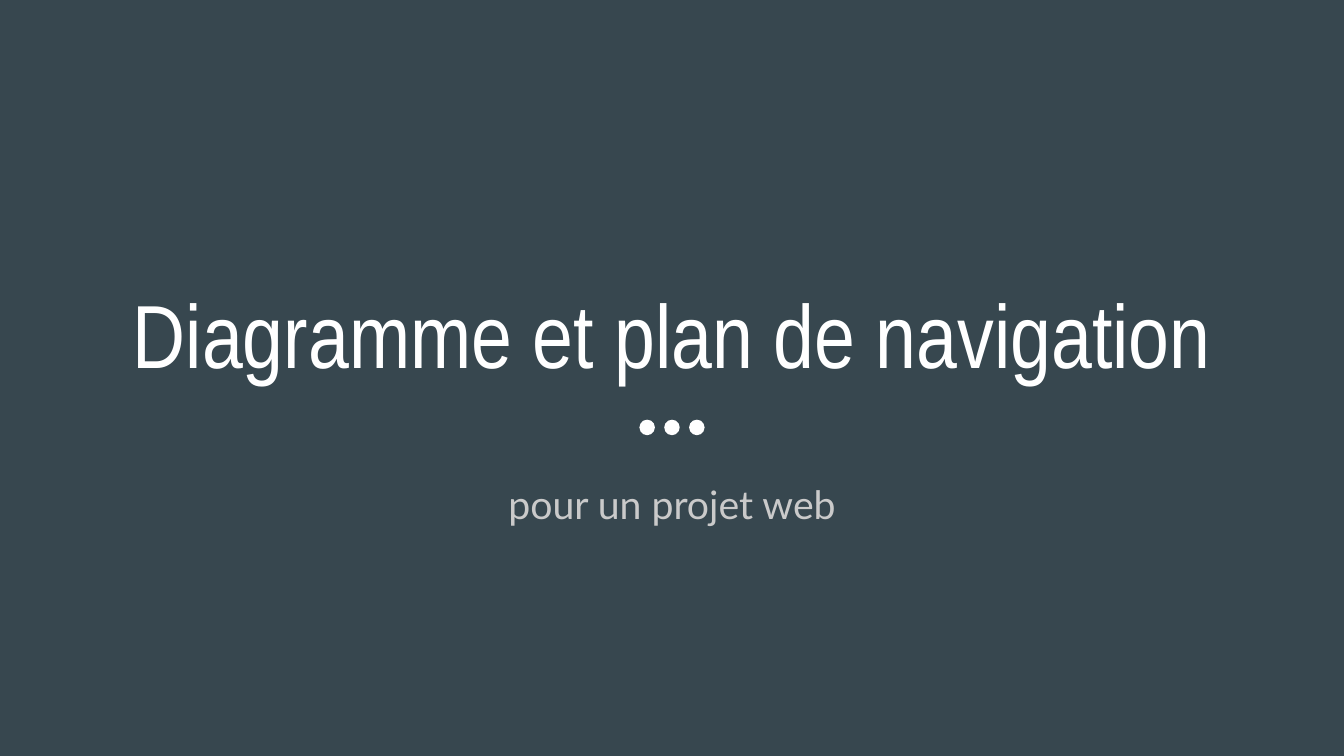
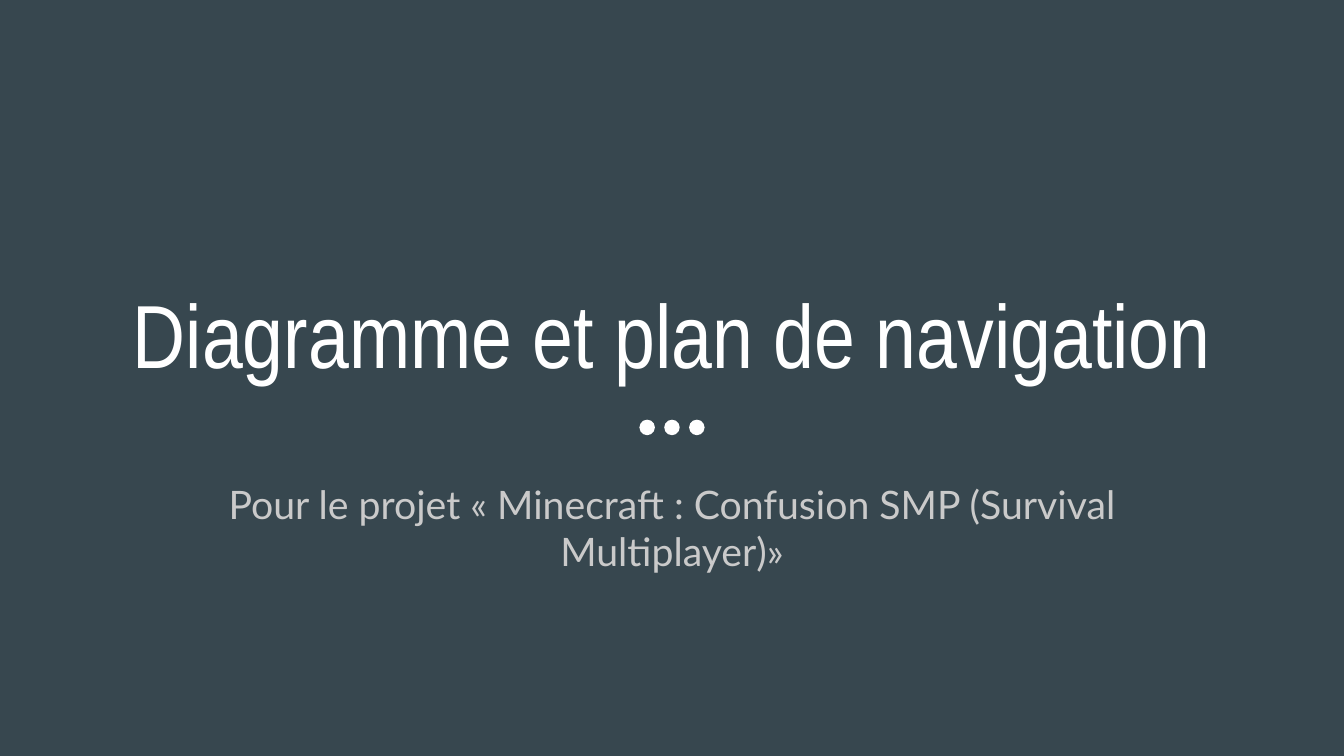
Before and after one commit to cegepmatane/technologies-web-2024-enderbird, a slide deck: slide 1 of MON SITE/documents/Diagramme et plan de navigation.pptx. Drawn at 1344x756 pixels with LibreOffice and Linux fonts; fonts in the diff are those of the drawing. Boxes give left, top, right and bottom in pixels: in the first picture for what was removed or moved away, otherwise in the second. Text is boxed around its words. In the diff, an @@ line names an element or a change of style, - is before the commit and + after.

```diff
--- a/MON SITE/documents/Diagramme et plan de navigation.pptx
+++ b/MON SITE/documents/Diagramme et plan de navigation.pptx
@@ subtitle at (229, 489, 1116, 573): text changed @@
-pour un projet web
+Pour le projet « Minecraft : Confusion SMP (Survival Multiplayer)»
```
Also in this commit, not shown: 1 other slide changed, 2 slides added, 22 other files.
